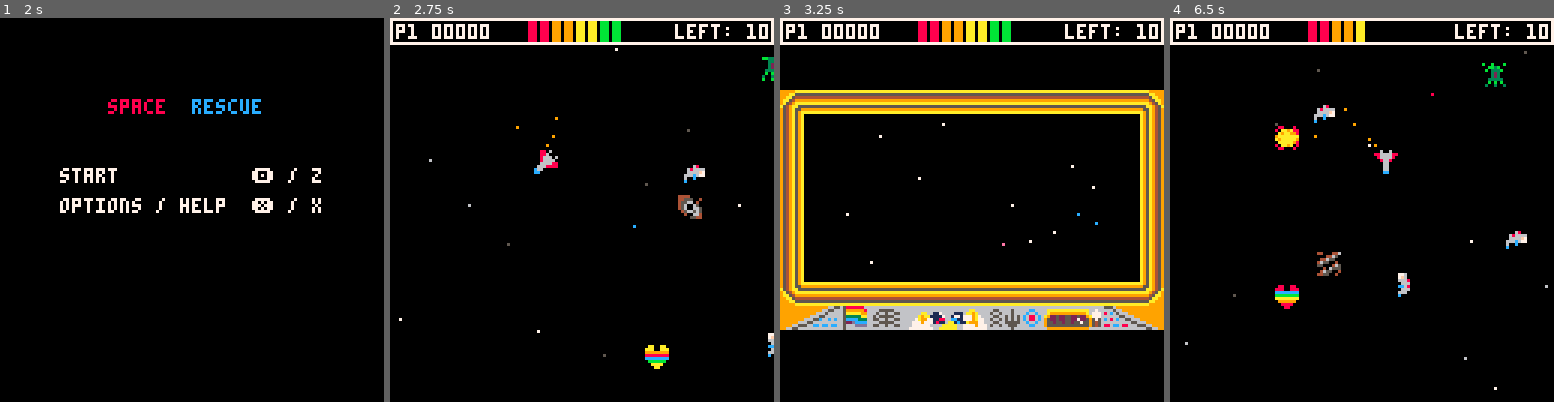
Above: before the commit, frames 1-4 (left to right).
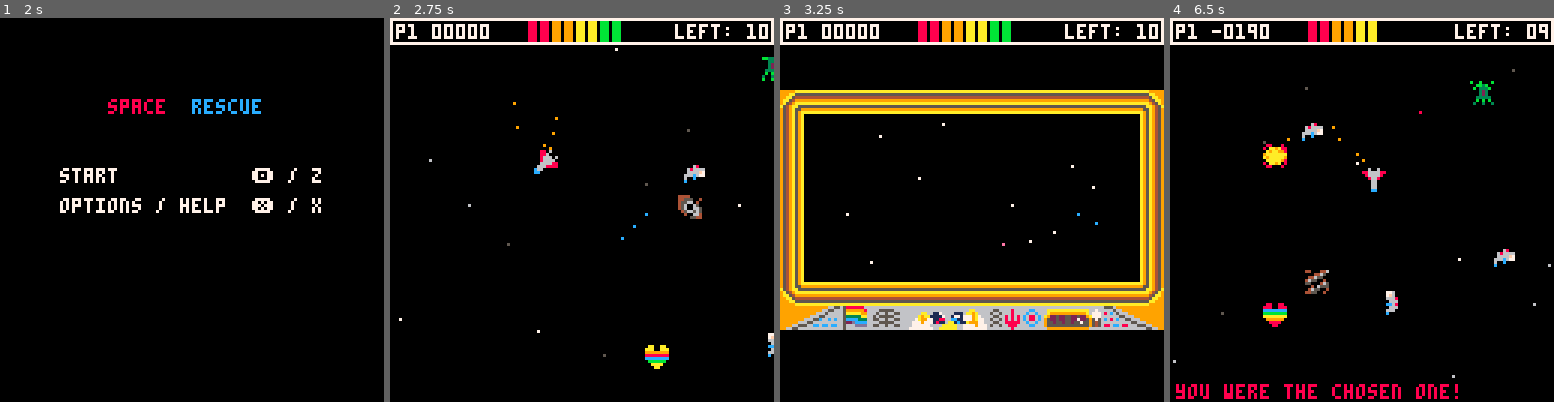
Above: after the commit, the same moments.

Repository: nsatragno/pico8-carts
Game: PICO-8 cartridge space_rescue.p8
Two runs of this game, one before a commit and one after it. Both use one fixed random seed, a clock stepped at 60 frames per second and the inputs below.
Inputs:
- Up to frame 1 (2 s): tap X (X key) at 0.33, 1.07, 1.85 s; tap O (Z key) at 0.7, 1.7 s; hold Right from 1.6 s (still down)
- Up to frame 2 (2.75 s): release Right at 2.1 s; tap O (Z key) at 2.1, 2.5 s; hold Up 2.15-2.42 s; hold Right from 2.47 s (still down)
- Up to frame 3 (3.25 s): tap O (Z key) at 2.9 s; tap X (X key) at 2.97 s; release Right at 3.03 s; hold Left from 3.08 s (still down)
- Up to frame 4 (6.5 s): tap O (Z key) every 0.4 s from 3.3 to 6.1 s; release Left at 3.58 s; hold Down 3.63-3.97 s; hold Right 4.02-4.68 s; tap X (X key) at 4.08, 5.2, 6.32 s; hold Up 4.73-5.03 s; hold Left 5.08-5.68 s; hold Down 5.73-6.03 s; hold Right from 6.08 s (still down)

Frame 1 is identical in both runs. In frame 2, less than 0.1% of the frame differs, in the area x 32-68%, y 21-58%; in frame 3, 0.1%; in frame 4, 4.8%, in the area x 0-100%, y 0-100%.

Commit message:
Add super shot.

Diff:
--- a/space_rescue.p8
+++ b/space_rescue.p8
@@ -235,6 +235,7 @@
   "rocket maaaaaaaaaan!",
  }
  restart()
+ has_triple_shot = true
  state = "intro"
 
  intro_messages = {
@@ -328,6 +329,7 @@
  camera_x = x - 56 + dx * 30
  camera_y = y - 56 + dy * 30
  fire = false
+ fire_charge = 0
 
  parts = {}
  shots = {}
@@ -549,14 +551,15 @@
  end
 end
 
-function particle_for(x, y, dx, dy, color)
+function particle_for(x, y, dx, dy, color, life)
+ if not life then life = flr(rnd(10) + 10) end
  if flr((time() * 1000) % 2) == 0 then
   add(parts, {
-   x = x - dx + 4,
-   y = y - dy + 4,
+   x = flr(x) - dx + 4,
+   y = flr(y) - dy + 4,
    dx = -dx + rnd(.6) - .3,
    dy = -dy + rnd(.6) - .3,
-   life = flr(rnd(10) + 10),
+   life = life,
    color = color,
    loops = false,
   })
@@ -589,6 +592,20 @@
   end
   return
  end
+end
+
+function shoot(directions)
+ for i in all(directions) do
+  add(shots, {
+   x = x + 4,
+   y = y + 4,
+   dx = sin(clamp(a) + i * 0.02 - .25) * 3,
+   dy = cos(clamp(a) + i * 0.02 - .25) * 3,
+   life = 35,
+   loops = false,
+  })
+ end
+ sfx(0)
 end
 
 function _update60()
@@ -868,30 +885,46 @@
    s -= .03
   end
   did_fire = false
-  if btn(🅾️) and fire == false then
-   did_fire = true
-   fire = true
-
-   local directions
-   if has_triple_shot then
-    directions = {-1, 0, 1}
+  if btn(🅾️) then
+   if fire then
+    -- player is holding fire
+    fire_charge += 1
+
+    if fire_charge == 30 then
+     sfx(5)
+    end
+    if fire_charge >= 30 then
+     if fire_charge < 120 or fire_charge % 4 == 0 then
+      particle_for(x, y, -(sin(clamp(a) - .25) + dx), -(cos(clamp(a) - .25) + dy), 12, 12)
+     end
+    end
    else
-    directions = {0}
-   end
-
-   for i in all(directions) do
-    add(shots, {
-     x = x + 4,
-     y = y + 4,
-     dx = sin(clamp(a) + i * 0.02 - .25) * 3,
-     dy = cos(clamp(a) + i * 0.02 - .25) * 3,
-     life = 35,
-     loops = false,
-    })
-   end
-   sfx(0)
+    did_fire = true
+    -- player pushed fire for the first time
+    fire = true
+    if has_triple_shot then
+     shoot({-1, 0, 1})
+    else
+     shoot({0})
+    end
+   end
   elseif not btn(🅾️) then
+   if fire_charge > 120 then
+    -- super shot
+    local directions = {}
+    local multiplier
+    if has_triple_shot then
+     multiplier = 2
+    else
+     multiplier = 1
+    end
+    for i = -2 * multiplier, 2 * multiplier, 0.25 do
+     add(directions, i)
+    end
+    shoot(directions)
+   end
    fire = false
+   fire_charge = 0
   end
  end
 
@@ -1832,10 +1865,11 @@
   -- draw the ship
   if state == "alive" or state == "next level" or state == "menu" or
      state == "win" then
-   if hit > 0 then
-    if hit % 2 == 0 then
-     pal({[6] = 8, [8] = 2}, 0)
-    end
+   if hit > 0 and hit % 2 == 0 then
+    pal({[6] = 8, [8] = 2}, 0)
+   end
+   if fire_charge > 120 then
+    pal({[6] = 12}, 0)
    end
    spr(a * 8 + 1, x, y)
    pal()
